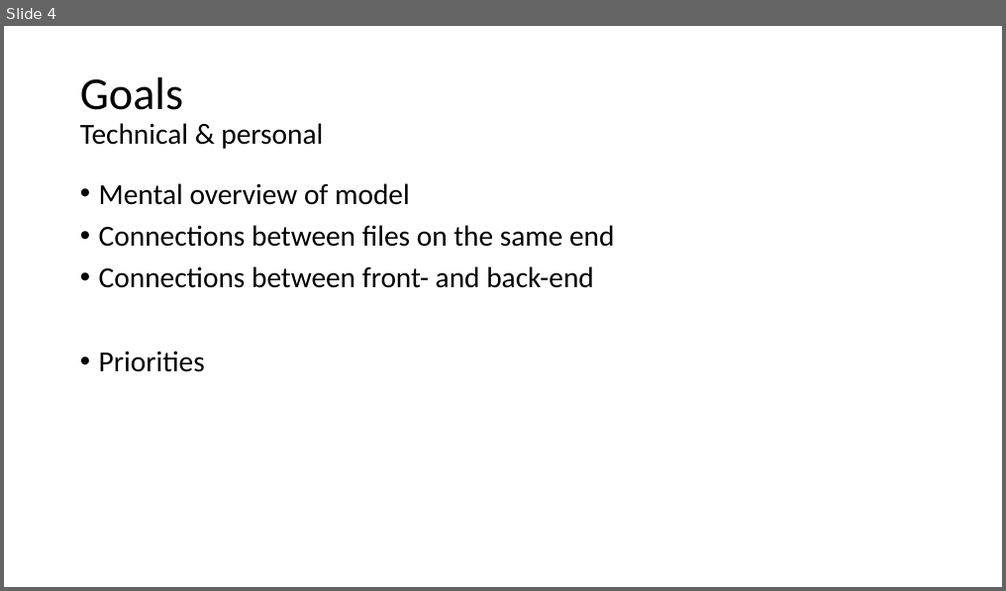
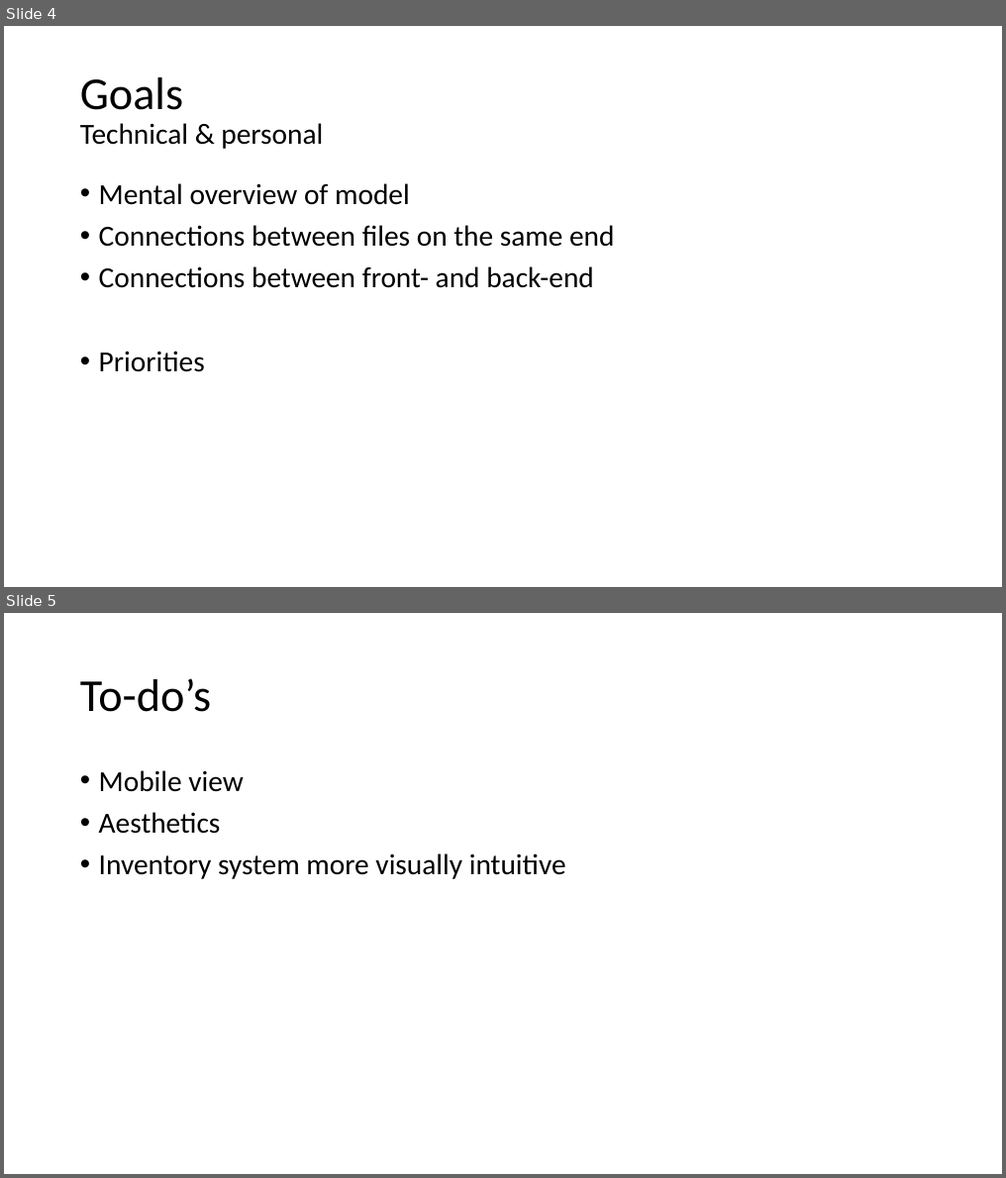
Before and after one commit to FloorWieringa/Individueel-Project-Sogyo, a slide deck: Sogyo IP.pptx. Shown one above the other, each under a label of ours: slide 4 before the commit, slides 4 and 5 after it. The pictures are 1006x591 and 1006x1178 pixels, drawn with LibreOffice and Linux fonts; fonts in the diff are those of the drawing. Boxes give left, top, right and bottom in pixels: in the first picture for what was removed or moved away, otherwise in the second. Text is boxed around its words. In the diff, an @@ line names an element or a change of style, - is before the commit and + after.

```diff
--- a/Sogyo IP.pptx
+++ b/Sogyo IP.pptx
@@ slide 5 added at [4, 613, 1002, 1174], background #FFFFFF @@
@@ title added at [80, 678, 211, 712], 44 pt, text #000000 @@
+To-do’s
@@ text added at [99, 770, 566, 879], 28 pt, text #000000 @@
+• Mobile view
+• Aesthetics
+• Inventory system more visually intuitive
```
Also in this commit, not shown: 3 slides changed, 1 other slide added, 1 slide removed, 2 other files.
